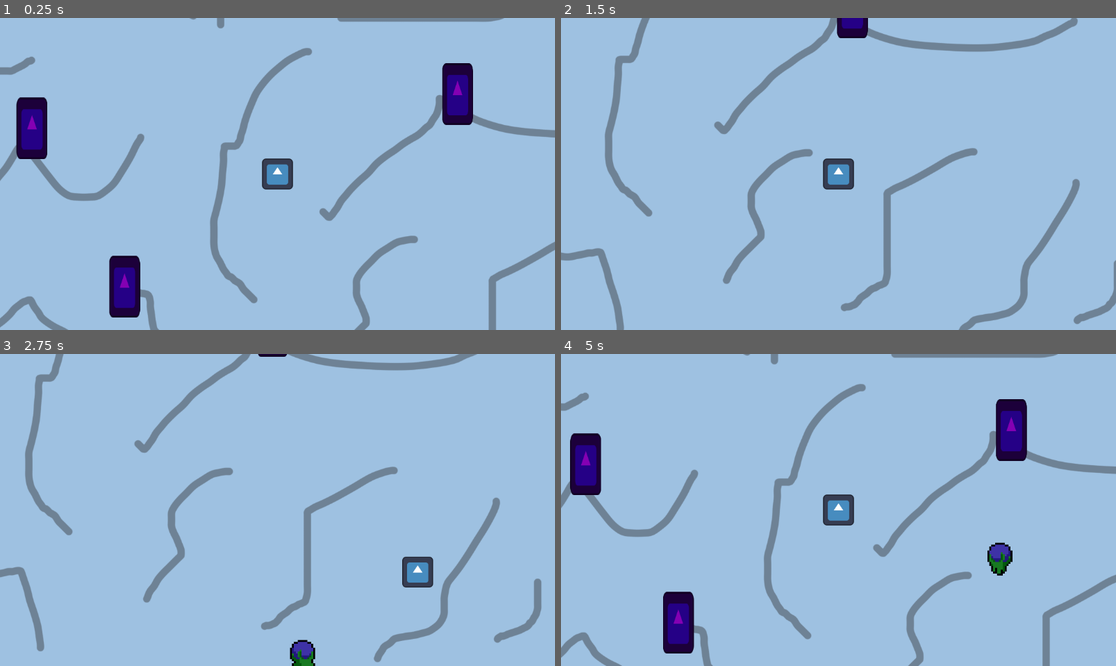
Above: before the commit, frames 1-4 (two rows, left to right).
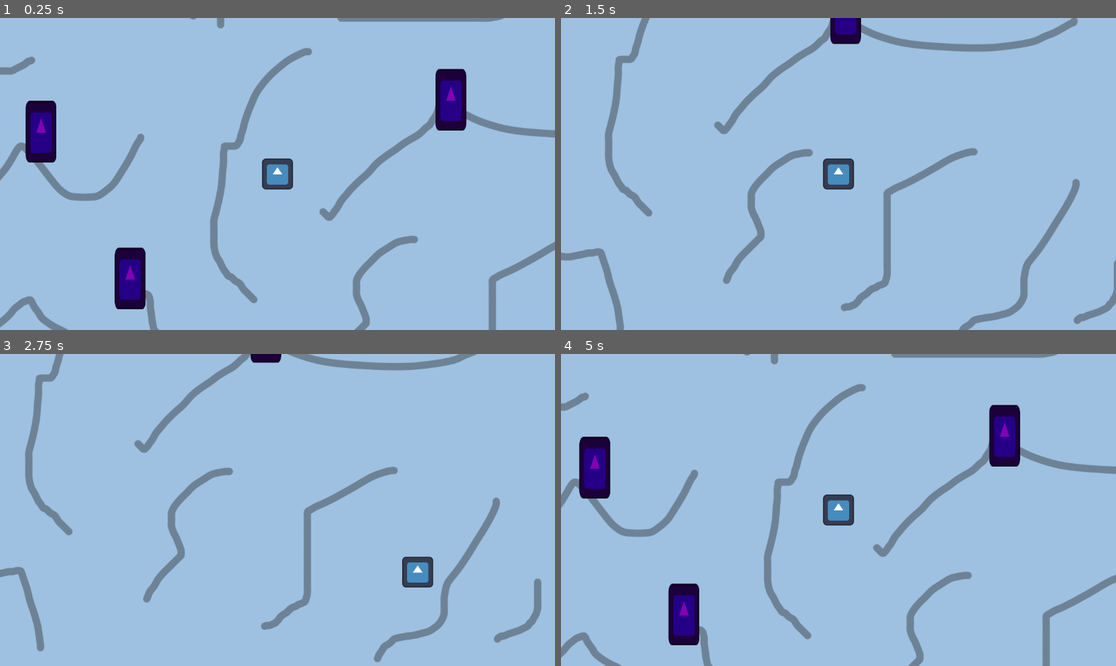
Above: after the commit, the same moments.

Repository: SleepyStudios/SummonerSurvivor
Game: Godot game, scene res://scenes/main.tscn
Two runs of this game, one before a commit and one after it. Both use one fixed random seed, a clock stepped at 60 frames per second and the inputs below. The engine's default icon, where the game draws it, is replaced by a stand-in: a white triangle on a blue panel in a dark square.
Inputs (mouse positions are in pixels of both pictures, inside the frame that each line leads up to):
- Up to frame 1 (0.25 s): no input
- Up to frame 2 (1.5 s): tap Enter at 0.5 s; move the mouse to (960, 158) at 0.52 s; hold Right (right) 0.53-1.28 s; tap Space (dash) at 0.6, 1.35 s; move the mouse to (727, 189) at 1.27 s; hold Down (down) from 1.28 s (still down)
- Up to frame 3 (2.75 s): move the mouse to (333, 441) at 2.02 s; release Down (down) at 2.03 s; hold Right (right) from 2.03 s (still down); tap Space (dash) at 2.1 s
- Up to frame 4 (5 s): move the mouse to (810, 572) at 2.77 s; release Right (right) at 2.78 s; hold Up (up) 2.78-3.53 s; tap Space (dash) at 2.85, 3.6, 4.35 s; move the mouse to (1005, 556) at 3.52 s; hold Left (left) from 3.53 s (still down); right-click (1005, 556) at 4.15 s; move the mouse to (672, 463) at 4.27 s

The runs differ from the first frame. In frame 1, 3.3% of the frame differs, in the area x 2-86%, y 14-96%; in frame 2, 0.4%; in frame 3, 0.5%; in frame 4, 3.6%, in the area x 1-84%, y 14-96%.

Commit message:
add summoning basic

Diff:
--- /dev/null
+++ b/assets/theme.tres
@@ -0,0 +1,50 @@
+[gd_resource type="Theme" load_steps=7 format=3 uid="uid://yu1dowvtkl7f"]
+
+[sub_resource type="StyleBoxFlat" id="StyleBoxFlat_v87iq"]
+bg_color = Color(1, 1, 1, 0.156863)
+corner_radius_top_left = 999
+corner_radius_top_right = 999
+corner_radius_bottom_right = 999
+corner_radius_bottom_left = 999
+
+[sub_resource type="StyleBoxEmpty" id="StyleBoxEmpty_i5838"]
+
+[sub_resource type="StyleBoxFlat" id="StyleBoxFlat_v5v4d"]
+bg_color = Color(1, 1, 1, 0.470588)
+corner_radius_top_left = 999
+corner_radius_top_right = 999
+corner_radius_bottom_right = 999
+corner_radius_bottom_left = 999
+expand_margin_left = 4.0
+expand_margin_top = 4.0
+expand_margin_right = 4.0
+expand_margin_bottom = 4.0
+
+[sub_resource type="StyleBoxFlat" id="StyleBoxFlat_ylw1x"]
+bg_color = Color(1, 1, 1, 0.313726)
+corner_radius_top_left = 999
+corner_radius_top_right = 999
+corner_radius_bottom_right = 999
+corner_radius_bottom_left = 999
+
+[sub_resource type="StyleBoxFlat" id="StyleBoxFlat_4a1ni"]
+bg_color = Color(1, 1, 1, 0.588235)
+corner_radius_top_left = 999
+corner_radius_top_right = 999
+corner_radius_bottom_right = 999
+corner_radius_bottom_left = 999
+
+[sub_resource type="StyleBoxTexture" id="StyleBoxTexture_0faol"]
+modulate_color = Color(1, 1, 1, 0.392157)
+
+[resource]
+Button/styles/disabled = SubResource("StyleBoxFlat_v87iq")
+Button/styles/focus = SubResource("StyleBoxEmpty_i5838")
+Button/styles/hover = SubResource("StyleBoxFlat_v5v4d")
+Button/styles/normal = SubResource("StyleBoxFlat_ylw1x")
+Button/styles/pressed = SubResource("StyleBoxFlat_4a1ni")
+Label/colors/font_color = Color(1, 1, 1, 1)
+Label/colors/font_outline_color = Color(0, 0, 0, 1)
+Label/constants/outline_size = 4
+Label/font_sizes/font_size = 32
+TextureButton/styles/disabled = SubResource("StyleBoxTexture_0faol")
--- a/project.godot
+++ b/project.godot
@@ -14,6 +14,10 @@
 run/main_scene="res://scenes/main.tscn"
 config/features=PackedStringArray("4.2", "Forward Plus")
 config/icon="res://icon.svg"
+
+[gui]
+
+timers/tooltip_delay_sec=0.0
 
 [input]
 
@@ -51,3 +55,8 @@
 "events": [Object(InputEventKey,"resource_local_to_scene":false,"resource_name":"","device":-1,"window_id":0,"alt_pressed":false,"shift_pressed":false,"ctrl_pressed":false,"meta_pressed":false,"pressed":false,"keycode":0,"physical_keycode":88,"key_label":0,"unicode":120,"echo":false,"script":null)
 ]
 }
+open_summon_menu={
+"deadzone": 0.5,
+"events": [Object(InputEventMouseButton,"resource_local_to_scene":false,"resource_name":"","device":-1,"window_id":0,"alt_pressed":false,"shift_pressed":false,"ctrl_pressed":false,"meta_pressed":false,"button_mask":2,"position":Vector2(685, 41),"global_position":Vector2(693, 121),"factor":1.0,"button_index":2,"canceled":false,"pressed":true,"double_click":false,"script":null)
+]
+}
--- a/scenes/main.tscn
+++ b/scenes/main.tscn
@@ -1,10 +1,14 @@
-[gd_scene load_steps=9 format=3 uid="uid://divr04l50vppw"]
+[gd_scene load_steps=13 format=3 uid="uid://divr04l50vppw"]
 
 [ext_resource type="Texture2D" uid="uid://dgstkdk67p5ns" path="res://assets/bg.png" id="1_2ejo1"]
 [ext_resource type="Script" path="res://scripts/player.gd" id="2_6afyc"]
 [ext_resource type="Texture2D" uid="uid://doyux5qiw0nid" path="res://icon.svg" id="2_jujlo"]
 [ext_resource type="Script" path="res://scripts/monuments_spawner.gd" id="3_loki5"]
 [ext_resource type="Script" path="res://scripts/spawner.gd" id="4_d5jgv"]
+[ext_resource type="Texture2D" uid="uid://dmf5o33urhy8a" path="res://assets/soul.png" id="5_6bfam"]
+[ext_resource type="Script" path="res://scripts/radial_menu.gd" id="6_lhuss"]
+[ext_resource type="Theme" uid="uid://yu1dowvtkl7f" path="res://assets/theme.tres" id="7_t471f"]
+[ext_resource type="Script" path="res://scripts/summon_button.gd" id="8_0lvb4"]
 
 [sub_resource type="RectangleShape2D" id="RectangleShape2D_fotqp"]
 size = Vector2(100, 1080)
@@ -50,12 +54,156 @@
 
 [node name="Spawner" type="Node2D" parent="."]
 script = ExtResource("4_d5jgv")
+disabled = true
 
 [node name="Timer" type="Timer" parent="Spawner"]
 autostart = true
 
 [node name="Monuments" type="Node2D" parent="."]
 script = ExtResource("3_loki5")
+
+[node name="CanvasLayer" type="CanvasLayer" parent="."]
+
+[node name="RadialMenu" type="Control" parent="CanvasLayer"]
+visible = false
+layout_mode = 3
+anchors_preset = 8
+anchor_left = 0.5
+anchor_top = 0.5
+anchor_right = 0.5
+anchor_bottom = 0.5
+offset_left = -20.0
+offset_top = -20.0
+offset_right = 20.0
+offset_bottom = 20.0
+grow_horizontal = 2
+grow_vertical = 2
+script = ExtResource("6_lhuss")
+
+[node name="Button" type="Button" parent="CanvasLayer/RadialMenu"]
+custom_minimum_size = Vector2(90, 90)
+layout_mode = 0
+offset_top = -90.0
+offset_right = 90.0
+theme = ExtResource("7_t471f")
+disabled = true
+script = ExtResource("8_0lvb4")
+creature_name = "Bomber"
+creature_scene = "bomber"
+cost = 5
+
+[node name="TextureRect" type="TextureRect" parent="CanvasLayer/RadialMenu/Button"]
+modulate = Color(1, 1, 1, 0.196078)
+layout_mode = 1
+anchors_preset = 8
+anchor_left = 0.5
+anchor_top = 0.5
+anchor_right = 0.5
+anchor_bottom = 0.5
+offset_left = -20.0
+offset_top = -20.0
+offset_right = 20.0
+offset_bottom = 20.0
+grow_horizontal = 2
+grow_vertical = 2
+texture = ExtResource("5_6bfam")
+expand_mode = 2
+stretch_mode = 4
+
+[node name="Button2" type="Button" parent="CanvasLayer/RadialMenu"]
+custom_minimum_size = Vector2(90, 90)
+layout_mode = 0
+offset_left = -90.0
+offset_bottom = 90.0
+tooltip_text = "Summon Bomber (5)"
+theme = ExtResource("7_t471f")
+disabled = true
+script = ExtResource("8_0lvb4")
+creature_name = "Bomber"
+creature_scene = "bomber"
+cost = 5
+
+[node name="TextureRect" type="TextureRect" parent="CanvasLayer/RadialMenu/Button2"]
+modulate = Color(1, 1, 1, 0.196078)
+layout_mode = 1
+anchors_preset = 8
+anchor_left = 0.5
+anchor_top = 0.5
+anchor_right = 0.5
+anchor_bottom = 0.5
+offset_left = -20.0
+offset_top = -20.0
+offset_right = 20.0
+offset_bottom = 20.0
+grow_horizontal = 2
+grow_vertical = 2
+texture = ExtResource("5_6bfam")
+expand_mode = 2
+stretch_mode = 4
+
+[node name="Button3" type="Button" parent="CanvasLayer/RadialMenu"]
+custom_minimum_size = Vector2(90, 90)
+layout_mode = 0
+offset_top = 90.0
+offset_right = 90.0
+offset_bottom = 180.0
+tooltip_text = "Summon Bomber (5)"
+theme = ExtResource("7_t471f")
+disabled = true
+script = ExtResource("8_0lvb4")
+creature_name = "Bomber"
+creature_scene = "bomber"
+cost = 5
+
+[node name="TextureRect" type="TextureRect" parent="CanvasLayer/RadialMenu/Button3"]
+modulate = Color(1, 1, 1, 0.196078)
+layout_mode = 1
+anchors_preset = 8
+anchor_left = 0.5
+anchor_top = 0.5
+anchor_right = 0.5
+anchor_bottom = 0.5
+offset_left = -20.0
+offset_top = -20.0
+offset_right = 20.0
+offset_bottom = 20.0
+grow_horizontal = 2
+grow_vertical = 2
+texture = ExtResource("5_6bfam")
+expand_mode = 2
+stretch_mode = 4
+
+[node name="Button4" type="Button" parent="CanvasLayer/RadialMenu"]
+custom_minimum_size = Vector2(90, 90)
+layout_mode = 0
+offset_left = 90.0
+offset_right = 180.0
+offset_bottom = 90.0
+tooltip_text = "Summon Bomber (5)"
+theme = ExtResource("7_t471f")
+disabled = true
+script = ExtResource("8_0lvb4")
+creature_name = "Bomber"
+creature_scene = "bomber"
+cost = 5
+
+[node name="TextureRect" type="TextureRect" parent="CanvasLayer/RadialMenu/Button4"]
+modulate = Color(1, 1, 1, 0.196078)
+layout_mode = 1
+anchors_preset = 8
+anchor_left = 0.5
+anchor_top = 0.5
+anchor_right = 0.5
+anchor_bottom = 0.5
+offset_left = -20.0
+offset_top = -20.0
+offset_right = 20.0
+offset_bottom = 20.0
+grow_horizontal = 2
+grow_vertical = 2
+texture = ExtResource("5_6bfam")
+expand_mode = 2
+stretch_mode = 4
 
 [node name="Player" type="CharacterBody2D" parent="." groups=["player"]]
 z_index = 1
@@ -82,5 +230,9 @@
 one_shot = true
 
 [connection signal="timeout" from="Spawner/Timer" to="Spawner" method="_on_timer_timeout"]
+[connection signal="pressed" from="CanvasLayer/RadialMenu/Button" to="CanvasLayer/RadialMenu/Button" method="_on_pressed"]
+[connection signal="pressed" from="CanvasLayer/RadialMenu/Button2" to="CanvasLayer/RadialMenu/Button2" method="_on_pressed"]
+[connection signal="pressed" from="CanvasLayer/RadialMenu/Button3" to="CanvasLayer/RadialMenu/Button3" method="_on_pressed"]
+[connection signal="pressed" from="CanvasLayer/RadialMenu/Button4" to="CanvasLayer/RadialMenu/Button4" method="_on_pressed"]
 [connection signal="timeout" from="Player/DashTimer" to="Player" method="_on_dash_timer_timeout"]
 [connection signal="timeout" from="Player/DashCooldownTimer" to="Player" method="_on_dash_cooldown_timer_timeout"]
--- a/scenes/monument.tscn
+++ b/scenes/monument.tscn
@@ -2,18 +2,13 @@
 
 [ext_resource type="Script" path="res://scripts/monument.gd" id="1_ulrv3"]
 [ext_resource type="Texture2D" uid="uid://doyux5qiw0nid" path="res://icon.svg" id="2_1f2nb"]
+[ext_resource type="Theme" uid="uid://yu1dowvtkl7f" path="res://assets/theme.tres" id="3_mnkrg"]
 
 [sub_resource type="RectangleShape2D" id="RectangleShape2D_4wuqk"]
 size = Vector2(64, 64)
 
 [sub_resource type="CircleShape2D" id="CircleShape2D_fw3wb"]
 radius = 64.0
-
-[sub_resource type="Theme" id="Theme_g2wxg"]
-Label/colors/font_color = Color(1, 1, 1, 1)
-Label/colors/font_outline_color = Color(0, 0, 0, 1)
-Label/constants/outline_size = 4
-Label/font_sizes/font_size = 32
 
 [node name="Monument" type="StaticBody2D"]
 position = Vector2(522, -193)
@@ -27,7 +22,7 @@
 
 [node name="Sprite2D" type="Sprite2D" parent="."]
 modulate = Color(0.517647, 0, 0.701961, 1)
-z_index = 2
+z_index = 4
 scale = Vector2(0.5, 1)
 texture = ExtResource("2_1f2nb")
 
@@ -52,7 +47,7 @@
 grow_horizontal = 2
 grow_vertical = 2
 size_flags_horizontal = 4
-theme = SubResource("Theme_g2wxg")
+theme = ExtResource("3_mnkrg")
 text = "OFFER SOULS"
 horizontal_alignment = 1
 
--- a/scripts/creature.gd
+++ b/scripts/creature.gd
@@ -3,7 +3,7 @@
 @export var kill_points: int
 @export var speed = 250.0
 
-@onready var player: Player = $"../../Player"
+@onready var player: Player = $"../Player"
 
 var soul_pickup = preload ("res://scenes/soul_pickup.tscn")
 
--- a/scripts/monuments_spawner.gd
+++ b/scripts/monuments_spawner.gd
@@ -1,7 +1,7 @@
 class_name MonumentsSpawner extends Node2D
 
-const SPAWN_OFFSET = 96
-const SPAWN_BOUNDARY = 196
+const SPAWN_OFFSET = 128
+const SPAWN_BOUNDARY = 260
 
 @onready var cam: Camera2D = $"../Player/Camera2D"
 var scene = preload ("res://scenes/monument.tscn")
--- a/scripts/player.gd
+++ b/scripts/player.gd
@@ -8,6 +8,7 @@
 @onready var dash_cooldown_timer: Timer = $"DashCooldownTimer"
 @onready var bg: Sprite2D = $"../BG"
 @onready var monuments_spawner: MonumentsSpawner = $"../Monuments"
+@onready var radial_menu: RadialMenu = $"../CanvasLayer/RadialMenu"
 
 var speed = BASE_SPEED
 var can_dash = true
@@ -28,6 +29,9 @@
 func get_input() -> void:
 	var input_direction = Input.get_vector("left", "right", "up", "down")
 	velocity = input_direction * speed
+
+	if velocity != Vector2.ZERO:
+		radial_menu.visible = false
 
 	if can_dash and Input.is_action_just_pressed("dash"):
 		speed = DASH_SPEED
@@ -60,3 +64,7 @@
 
 func can_pickup_souls() -> bool:
 	return souls < max_soul_capacity
+
+func on_creature_summoned(creature_name: String, requirement: int) -> void:
+	souls -= requirement
+	print("summoned %s, new souls: %s" % [creature_name, souls])
--- /dev/null
+++ b/scripts/radial_menu.gd
@@ -0,0 +1,29 @@
+@tool
+class_name RadialMenu extends Control
+
+@onready var player: Player = $"../../Player"
+
+const MOUSE_OFFSET = Vector2(44, 44)
+
+func _ready() -> void:
+	visible = false
+
+func arrange_in_circle(n: int, r: float, center = Vector2.ZERO, start_offset = 0.0) -> Array:
+	var output = []
+	var offset = 2.0 * PI / n
+	for i in range(n):
+		var pos = r * Vector2.from_angle(i * offset + start_offset)
+		output.push_front(pos + center)
+	return output
+
+func _process(_delta: float) -> void:
+	if Engine.is_editor_hint():
+		var idx = 0
+		for pos in arrange_in_circle(get_children().size(), 90.0):
+			get_children()[idx].position = pos
+			idx += 1
+
+	if not Engine.is_editor_hint():
+		if Input.is_action_just_pressed("open_summon_menu") and player.velocity == Vector2.ZERO:
+			visible = true
+			position = get_global_mouse_position() - MOUSE_OFFSET
--- a/scripts/spawner.gd
+++ b/scripts/spawner.gd
@@ -19,11 +19,16 @@
   }
 ]
 
+@onready var player: Player = $"../Player"
 @onready var cam: Camera2D = $"../Player/Camera2D"
+@export var disabled: bool
 
 var time: int = 0
 
 func _on_timer_timeout() -> void:
+  if disabled:
+    return
+
   time += 1
 
   for pattern in patterns:
@@ -51,4 +56,4 @@
 
   var enemy = pattern.scene.instantiate()
   enemy.position = rand_pos
-  add_child(enemy)
+  player.get_parent().add_child(enemy)
--- /dev/null
+++ b/scripts/summon_button.gd
@@ -0,0 +1,28 @@
+@tool
+extends Button
+
+@export var creature_name: String
+@export var creature_scene: String
+@export var cost: int
+
+@onready var player: Player = $"../../../Player"
+@onready var cam: Camera2D = $"../../../Player/Camera2D"
+
+func _ready() -> void:
+	tooltip_text = "Summon %s (%s)" % [creature_name, cost]
+
+func _process(_delta: float) -> void:
+	(get_child(0) as TextureRect).modulate = Color(1, 1, 1, 50 / 255.0) if disabled else Color.WHITE
+
+	if not Engine.is_editor_hint():
+		disabled = player.souls < cost
+
+func _on_pressed() -> void:
+	print("res://scenes/%s.tscn %s %s" % [creature_scene, get_parent().position, player.position])
+	var creature = load("res://scenes/%s.tscn" % [creature_scene]).instantiate()
+	creature.position = get_parent().position - Vector2(get_viewport_rect().size.x * 0.5, get_viewport_rect().size.y * 0.5) + get_parent().MOUSE_OFFSET
+
+	player.get_parent().add_child(creature)
+
+	player.on_creature_summoned(creature_name, cost)
+	get_parent().visible = false
